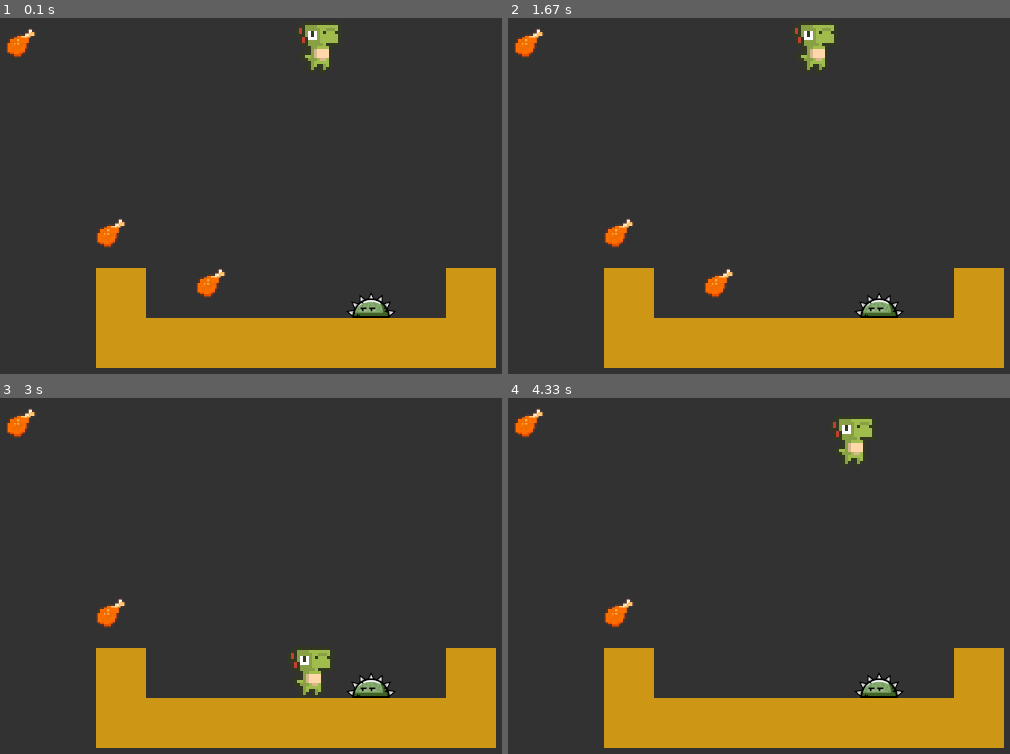
Above: before the commit, frames 1-4 (two rows, left to right).
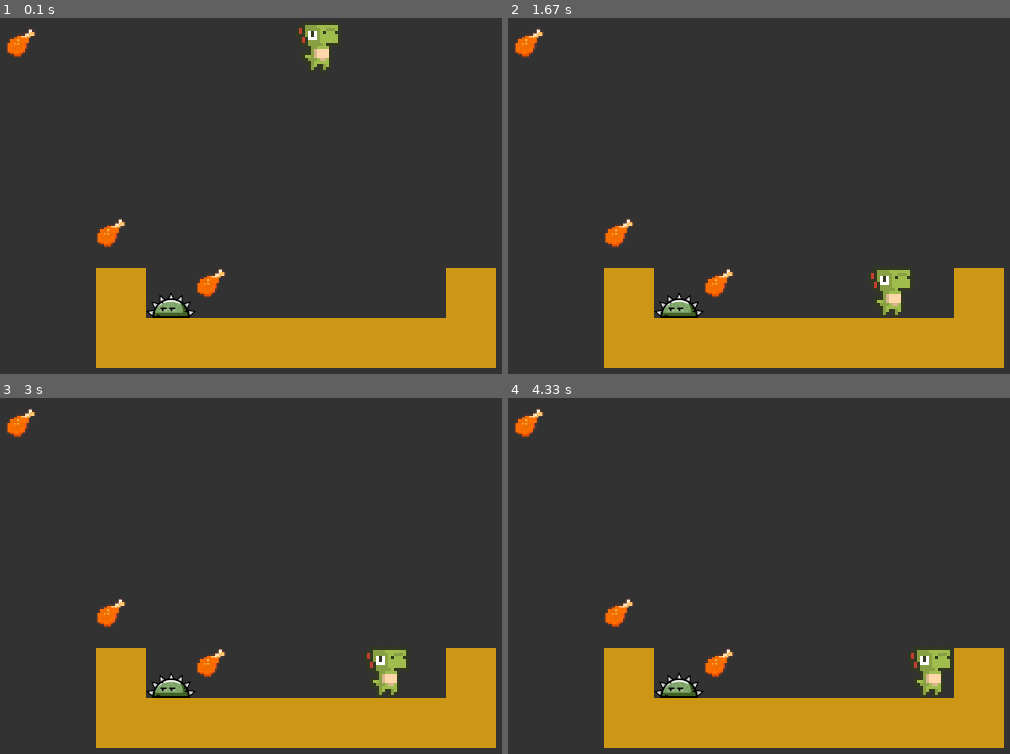
Above: after the commit, the same moments.

Repository: janebro/pygame-platformer
Game: pygame game, started from platformer.py
Two runs of this game, one before a commit and one after it. Both use one fixed random seed, a clock stepped at 60 frames per second and the inputs below.
Inputs:
- Up to frame 1 (0.1 s): no input
- Up to frame 2 (1.67 s): hold Right 0.33-0.8 s; hold Right 0.83-1.3 s; hold Left from 1.33 s (still down)
- Up to frame 3 (3 s): release Left at 1.87 s; hold Left 1.9-2.3 s; hold Right 2.33-2.97 s
- Up to frame 4 (4.33 s): hold Left 3-3.47 s; hold Right 3.5-3.97 s; hold Right from 4 s (still down)

The runs differ from the first frame. In frame 1, 0.8% of the frame differs, in the area x 29-79%, y 77-85%; in frame 2, 1.9%; in frame 3, 2.2%; in frame 4, 2.3%, in the area x 29-89%, y 5-85%.

Commit message:
Enemy collision rect improvement

Diff:
--- a/platformer.py
+++ b/platformer.py
@@ -52,7 +52,7 @@
 # enemies
 enemy_image = pygame.image.load('assets/enemies/spike_monster.png')
 enemies = [
-  pygame.Rect(350, 274, 50, 26)
+  pygame.Rect(150, 274, 35, 25)
 ]
 
 lives = 3
